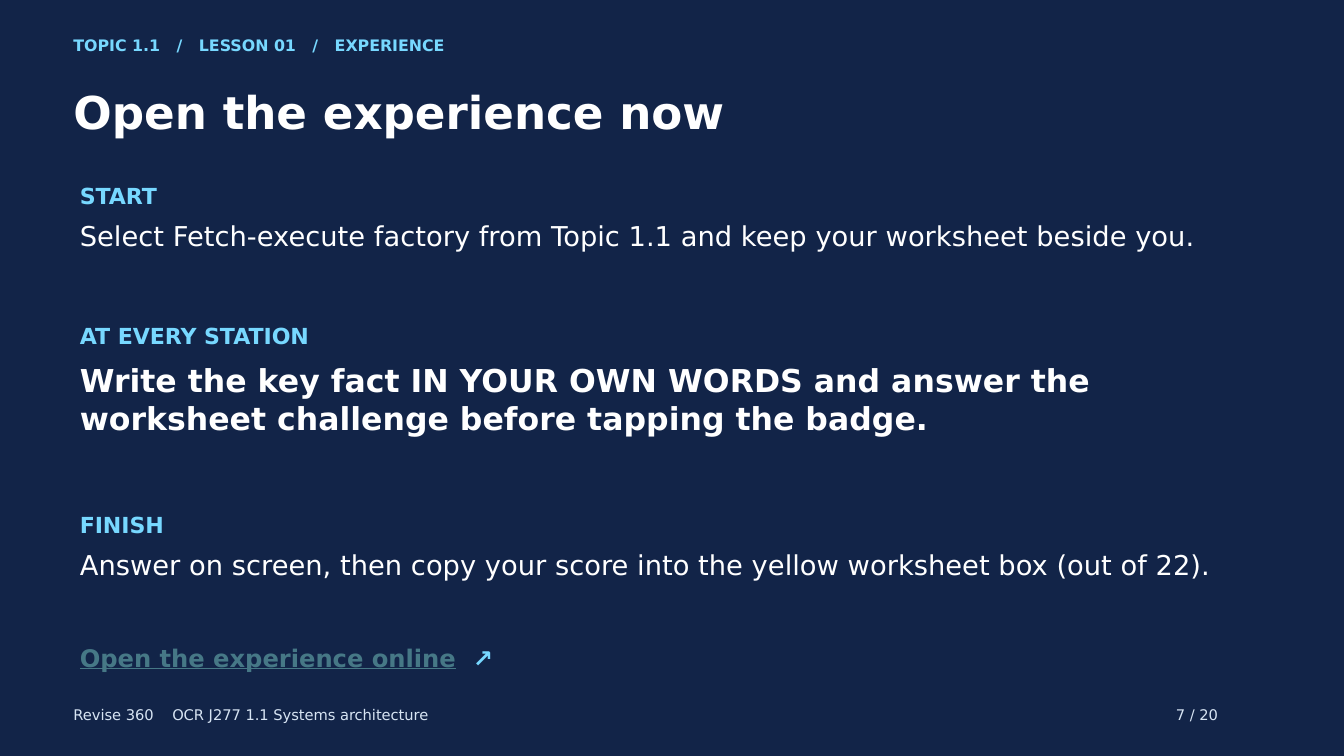
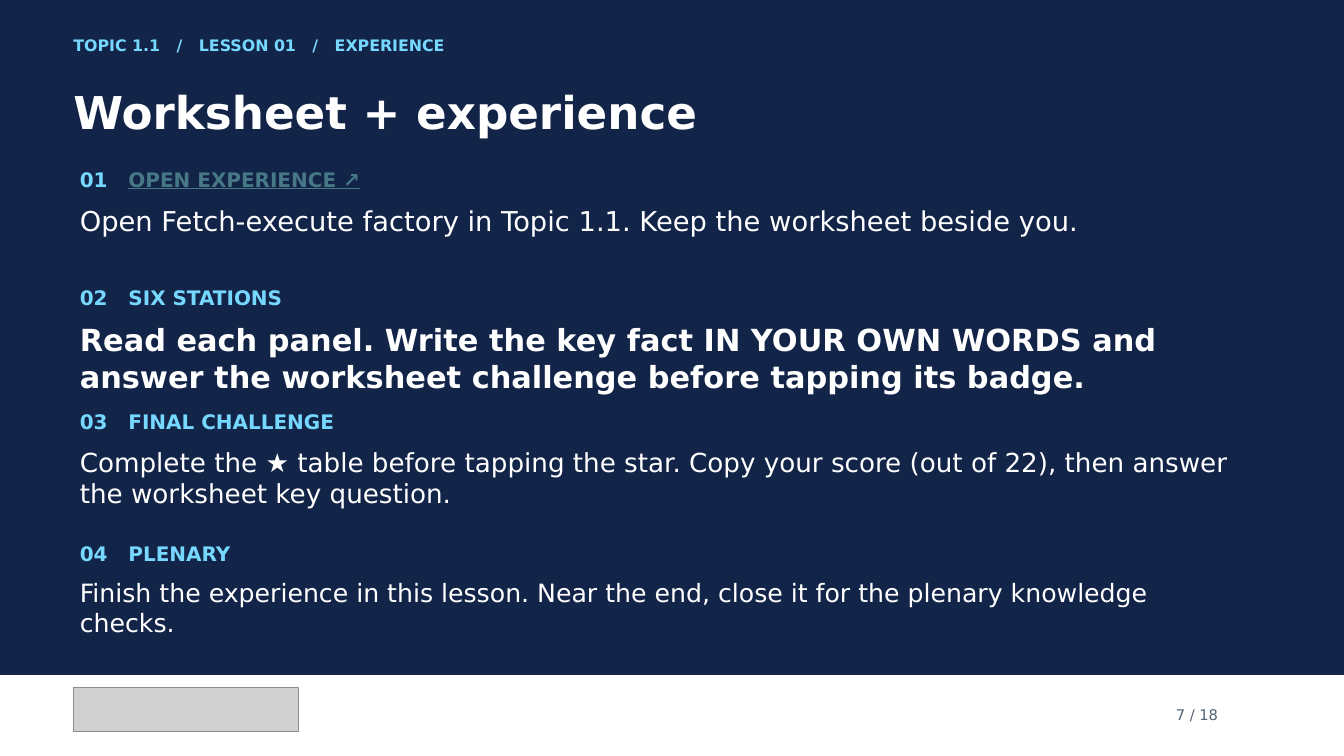
Before and after one commit to MrP-CS/Revise360, a slide deck: slide 7 of presentations/SA_L01_FetchExecuteFactory_Lesson.pptx. Drawn at 1344x756 pixels with LibreOffice and Linux fonts; fonts in the diff are those of the drawing; grey boxes stand for pictures. Boxes give left, top, right and bottom in pixels: in the first picture for what was removed or moved away, otherwise in the second. Text is boxed around its words. In the diff, an @@ line names an element or a change of style, - is before the commit and + after.

Commit message:
Consolidate Topic 1.1 deck instructions and add Revise 360 logo

```diff
--- a/presentations/SA_L01_FetchExecuteFactory_Lesson.pptx
+++ b/presentations/SA_L01_FetchExecuteFactory_Lesson.pptx
@@ text at <box>73,94,697,139</box>: text changed @@
-Open the experience now
+Worksheet + experience
@@ text added at <box>80,172,336,189</box>, 14.2 pt, text #467886, bold, underline @@
+01 OPEN EXPERIENCE ↗
@@ text removed at <box>80,187,157,205</box> @@
-START
@@ text at <box>80,210,1078,237</box>: text changed @@
-Select Fetch-execute factory from Topic 1.1 and keep your worksheet beside you.
+Open Fetch-execute factory in Topic 1.1. Keep the worksheet beside you.
@@ text added at <box>80,290,283,306</box>, 14.2 pt, text #77D8FF, bold @@
+02 SIX STATIONS
@@ text at <box>80,328,1156,394</box>: text changed; size 22.5 to 21.8 pt @@
-Write the key fact IN YOUR OWN WORDS and answer the worksheet challenge before tapping the badge.
+Read each panel. Write the key fact IN YOUR OWN WORDS and answer the worksheet challenge before tapping its badge.
@@ text removed at <box>80,327,309,345</box> @@
-AT EVERY STATION
@@ text added at <box>80,414,334,430</box>, 14.2 pt, text #77D8FF, bold @@
+03 FINAL CHALLENGE
@@ text added at <box>80,452,1228,509</box>, 18.8 pt, text #FFFFFF @@
+Complete the ★ table before tapping the star. Copy your score (out of 22), then answer the worksheet key question.
@@ text removed at <box>80,516,164,534</box> @@
-FINISH
@@ text removed at <box>80,554,1210,581</box> @@
-Answer on screen, then copy your score into the yellow worksheet box (out of 22).
@@ text added at <box>80,546,230,562</box>, 14.2 pt, text #77D8FF, bold @@
+04 PLENARY
@@ text added at <box>80,583,1147,633</box>, 18 pt, text #FFFFFF @@
+Finish the experience in this lesson. Near the end, close it for the plenary knowledge checks.
@@ text removed at <box>80,649,456,672</box> @@
-Open the experience online ↗
@@ rectangle added at <box>0,676,1344,756</box>, fill #FFFFFF @@
@@ picture added at <box>74,689,298,732</box> @@
@@ text removed at <box>73,709,428,723</box> @@
-Revise 360 OCR J277 1.1 Systems architecture
@@ text at <box>1176,709,1218,720</box>: text changed; text colour #D7E4F3 to #526174 @@
-7 / 20
+7 / 18
```
Also in this commit, not shown: 17 other slides changed, 2 slides removed, 4 other files.
